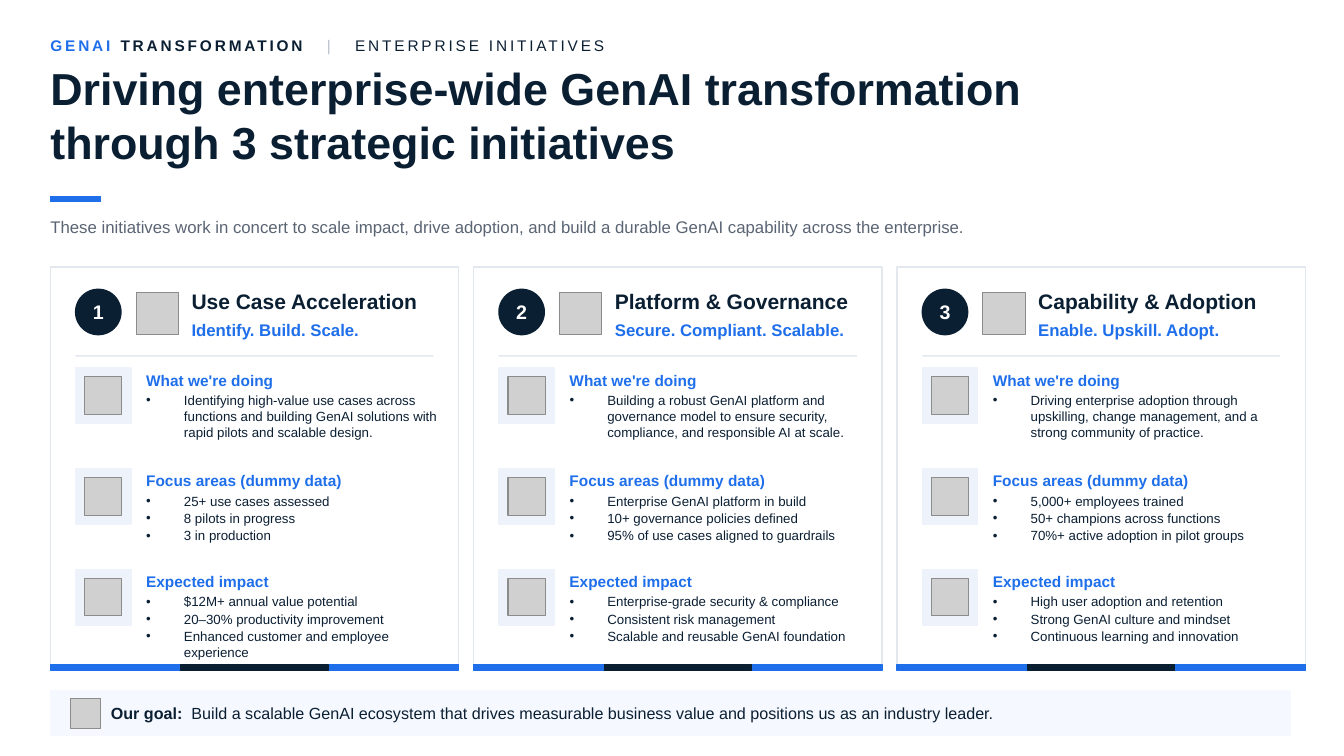
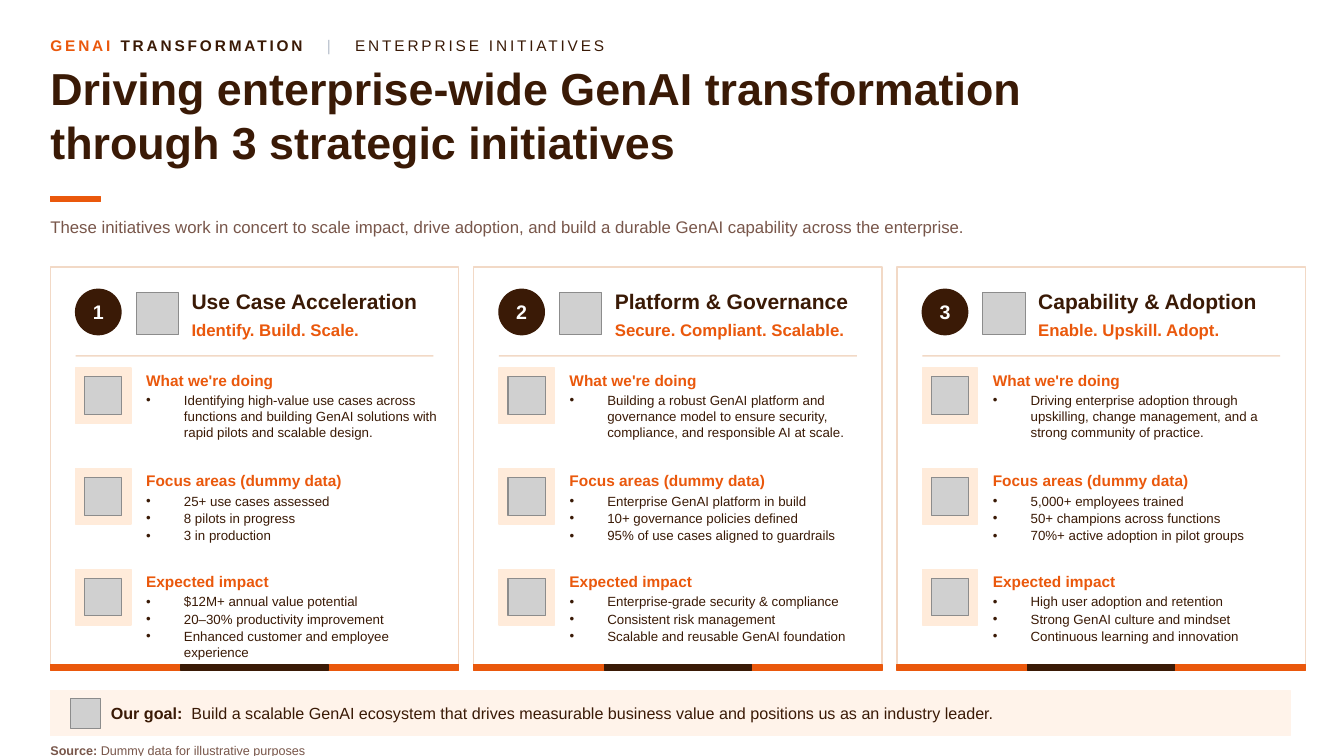
Before and after one commit to monuminu/AOAI_Samples, a slide deck: slide 1 of research-agent/outputs/run_1728834388_Is AI in a hype cycle_/GenAI_Transformation.pptx. Drawn at 1344x756 pixels with LibreOffice and Linux fonts; fonts in the diff are those of the drawing; grey boxes stand for pictures. Boxes give left, top, right and bottom in pixels: in the first picture for what was removed or moved away, otherwise in the second. Text is boxed around its words. In the diff, an @@ line names an element or a change of style, - is before the commit and + after.

```diff
--- a/research-agent/outputs/run_1728834388_Is AI in a hype cycle_/GenAI_Transformation.pptx
+++ b/research-agent/outputs/run_1728834388_Is AI in a hype cycle_/GenAI_Transformation.pptx
@@ text "GENAI TRANSFORMATION | ENTERPRISE INITIATIVES" at box(560, 72, 1021, 237): text colour #1F6FEB to #EA580C in "GENAI"; text colour #0B1F33 to #3A1A06 in "TRANSFORMATION ENTERPRISE INITIATIVES" @@
@@ text "These initiatives work in concert ..." at box(50, 221, 879, 237): text colour #5A6473 to #78564A @@
@@ outline #E3E8EF 1 pt to #F2D9C6 1 pt in 3 elements at box(50, 267, 459, 670), box(474, 267, 882, 670), box(897, 267, 1306, 670) @@
@@ fill #0B1F33 to #3A1A06; outline #0B1F33 1 pt to #3A1A06 1 pt in 6 elements at box(181, 664, 329, 670), box(76, 289, 121, 335), box(605, 664, 752, 670), box(499, 289, 544, 335), box(1028, 664, 1176, 670), box(923, 289, 968, 335) @@
@@ line (76, 356) - (434, 356): stroke #E3E8EF 1 pt to #F2D9C6 1 pt @@
@@ line (499, 356) - (857, 356): stroke #E3E8EF 1 pt to #F2D9C6 1 pt @@
@@ line (923, 356) - (1280, 356): stroke #E3E8EF 1 pt to #F2D9C6 1 pt @@
@@ text colour #1F6FEB to #EA580C in 12 elements at box(192, 324, 358, 340), box(146, 375, 273, 389), box(146, 475, 342, 490), box(146, 576, 269, 591), box(615, 324, 844, 340), box(569, 375, 697, 389), box(569, 475, 765, 490), box(569, 576, 692, 591), box(1038, 324, 1219, 340), box(993, 375, 1120, 389), box(993, 475, 1188, 490), box(993, 576, 1116, 591) @@
@@ fill #EEF3FB to #FFEBDA; outline #EEF3FB 1 pt to #FFEBDA 1 pt in 9 elements at box(76, 368, 131, 423), box(76, 469, 131, 524), box(76, 570, 131, 625), box(499, 368, 555, 423), box(499, 469, 555, 524), box(499, 570, 555, 625), box(923, 368, 978, 423), box(923, 469, 978, 524), box(923, 570, 978, 625) @@
@@ fill #1F6FEB to #EA580C; outline #1F6FEB 1 pt to #EA580C 1 pt in 4 elements at box(50, 197, 101, 202), box(50, 664, 459, 670), box(474, 664, 882, 670), box(897, 664, 1306, 670) @@
@@ rectangle at box(50, 691, 1291, 736): fill #F5F8FE to #FFF3EA; outline #F5F8FE 1 pt to #FFF3EA 1 pt @@
@@ text colour #0B1F33 to #3A1A06 in 14 elements at box(50, 72, 675, 167), box(192, 293, 417, 310), box(184, 395, 437, 440), box(184, 496, 330, 543), box(184, 596, 389, 660), box(615, 293, 848, 310), box(607, 395, 844, 440), box(607, 496, 835, 543), box(607, 596, 846, 641), box(1038, 293, 1257, 314), box(1031, 395, 1257, 440), box(1031, 496, 1245, 543), box(1031, 596, 1238, 644), box(111, 707, 993, 723) @@
@@ text added at box(50, 746, 305, 756), 9 pt, text #78564A @@
+Source: Dummy data for illustrative purposes
```
